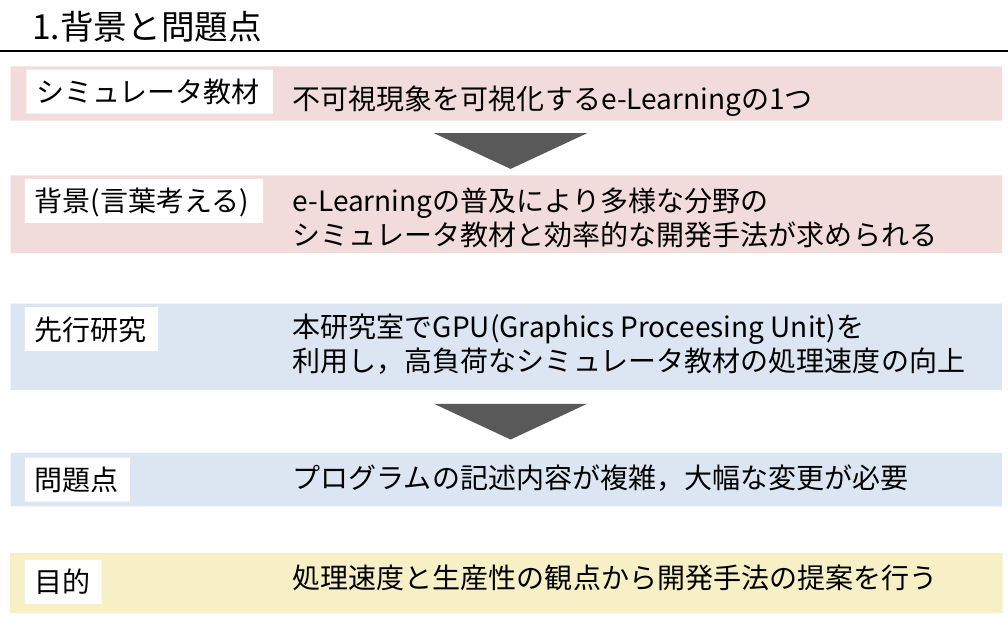
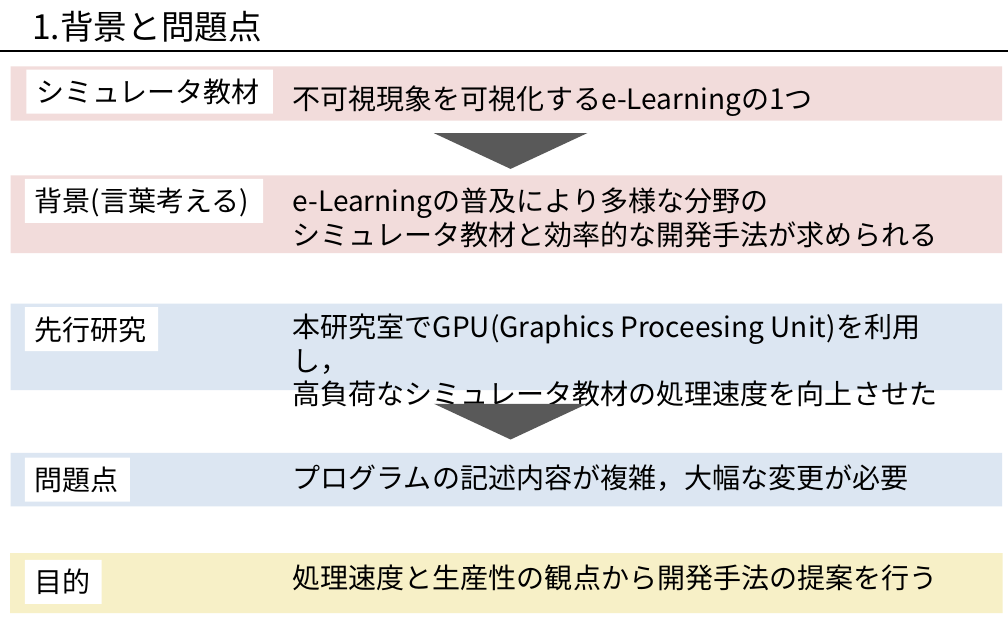
Before and after one commit to okmtaoo/-, a slide deck: slide 2 of presentation/出す.pptx. Drawn at 1008x630 pixels with LibreOffice and Linux fonts; fonts in the diff are those of the drawing. Boxes give left, top, right and bottom in pixels: in the first picture for what was removed or moved away, otherwise in the second. Text is boxed around its words. In the diff, an @@ line names an element or a change of style, - is before the commit and + after.

```diff
--- a/presentation/出す.pptx
+++ b/presentation/出す.pptx
@@ text at (293, 313, 937, 412): text changed @@
-本研究室でGPU(Graphics Proceesing Unit)を
-利用し，高負荷なシミュレータ教材の処理速度の向上
+本研究室でGPU(Graphics Proceesing Unit)を利用し，
+高負荷なシミュレータ教材の処理速度を向上させた
```
Also in this commit, not shown: 5 other slides changed, 2 slides added, 1 slide removed, 1 other file.
